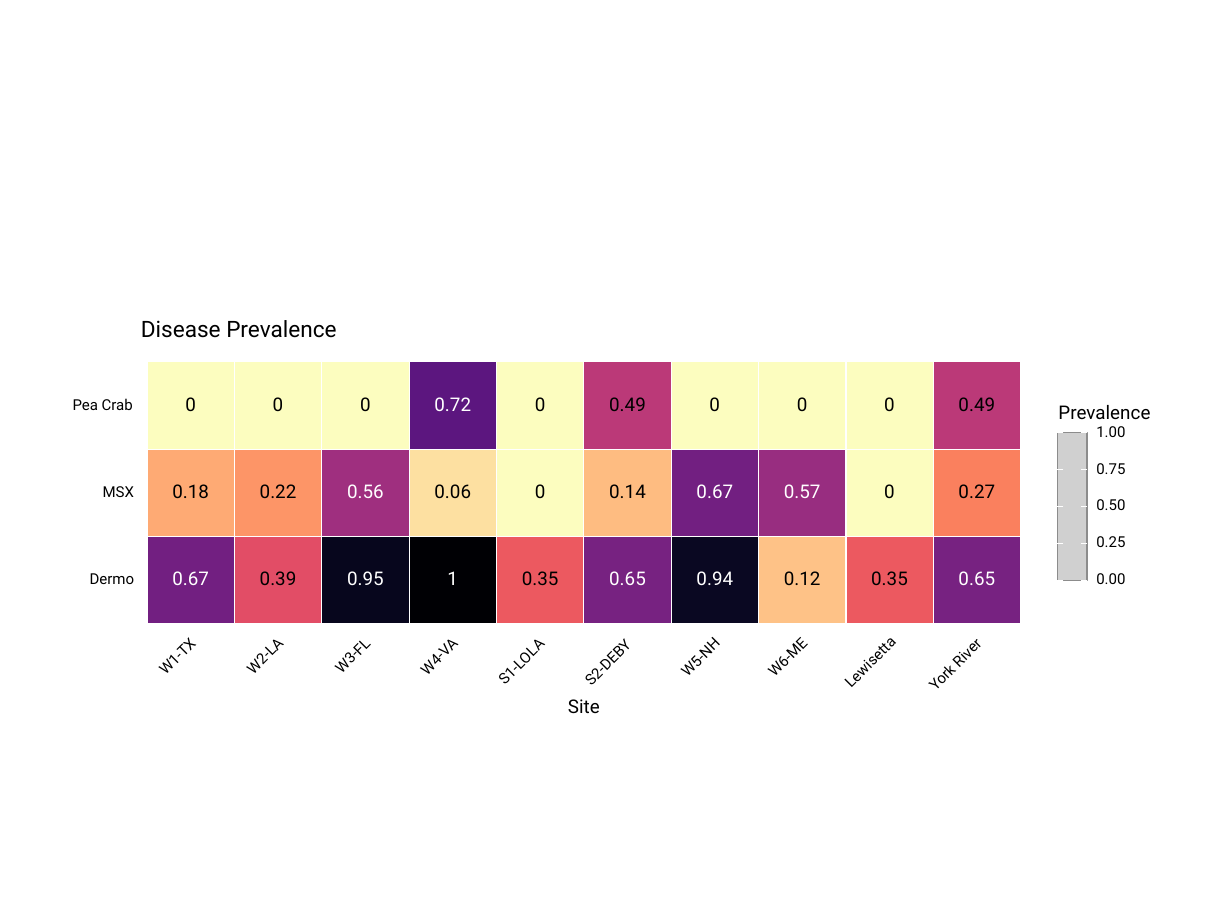
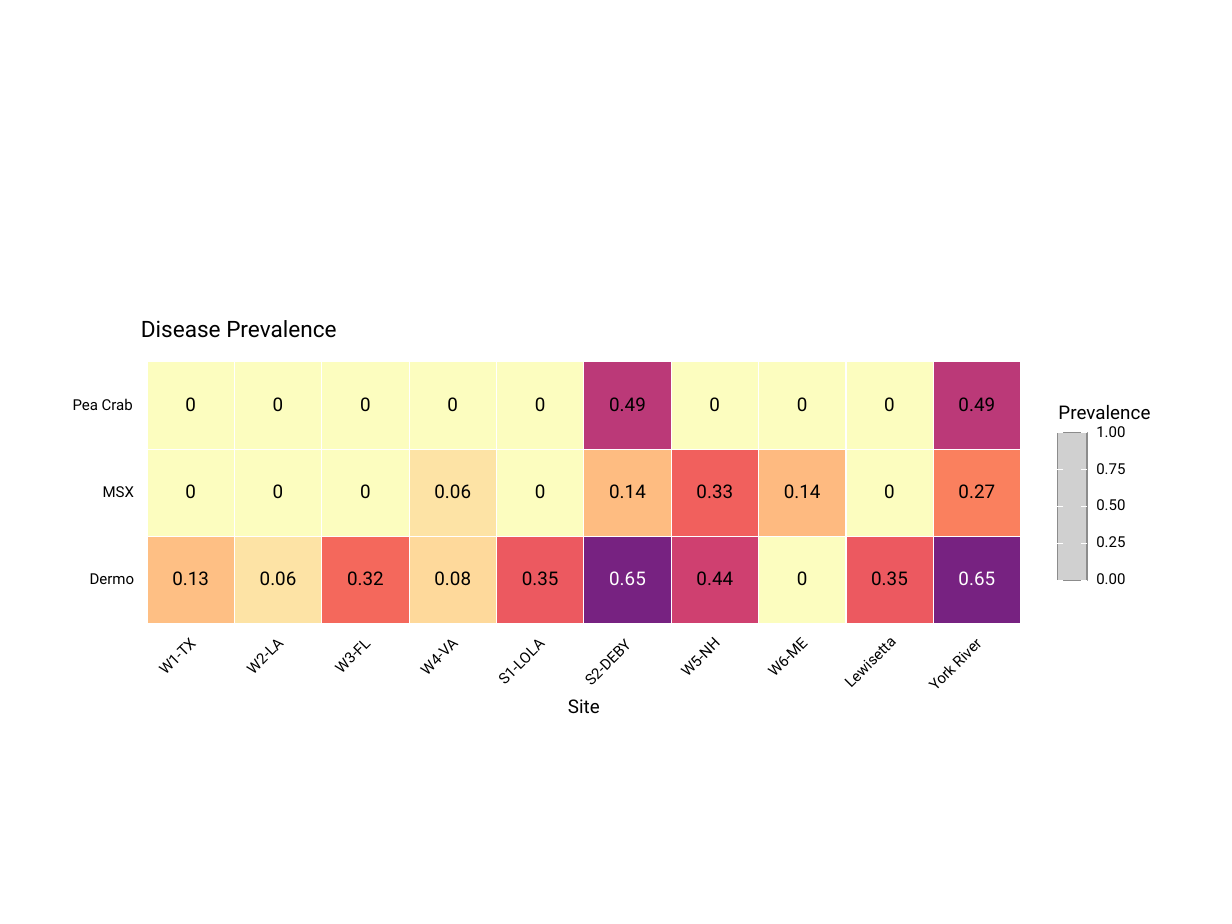
Before and after one commit to ModelValidationProgram/MVP_oyster_GO, a slide deck: slide 2 of results/figures/exporg_env.pptx. Drawn at 1232x924 pixels with LibreOffice and Linux fonts; fonts in the diff are those of the drawing; grey boxes stand for pictures. Boxes give left, top, right and bottom in pixels: in the first picture for what was removed or moved away, otherwise in the second. Text is boxed around its words. In the diff, an @@ line names an element or a change of style, - is before the commit and + after.

```diff
--- a/results/figures/exporg_env.pptx
+++ b/results/figures/exporg_env.pptx
@@ rectangle at bbox=[409, 362, 496, 450]: fill #5C167F to #FCFDBF @@
@@ text at bbox=[447, 397, 458, 412]: text changed; text colour #FFFFFF to #000000 @@
-0.72
+0
@@ rectangle at bbox=[147, 450, 234, 537]: fill #FEAA74 to #FCFDBF @@
@@ rectangle at bbox=[234, 450, 322, 537]: fill #FD9567 to #FCFDBF @@
@@ rectangle at bbox=[322, 450, 409, 537]: fill #9F2F7F to #FCFDBF @@
@@ rectangle at bbox=[409, 450, 496, 537]: fill #FDE0A1 to #FDE3A5 @@
@@ rectangle at bbox=[671, 450, 759, 537]: fill #721F81 to #F1605D @@
@@ rectangle at bbox=[759, 450, 846, 537]: fill #982D80 to #FEBA80 @@
@@ text at bbox=[185, 484, 196, 499]: text changed @@
-0.18
+0
@@ text at bbox=[273, 484, 284, 498]: text changed @@
-0.22
+0
@@ text at bbox=[360, 484, 371, 499]: text changed; text colour #FFFFFF to #000000 @@
-0.56
+0
@@ text at bbox=[696, 484, 733, 498]: text changed; text colour #FFFFFF to #000000 @@
-0.67
+0.33
@@ text at bbox=[784, 484, 821, 498]: text changed; text colour #FFFFFF to #000000 @@
-0.57
+0.14
@@ rectangle at bbox=[147, 537, 234, 625]: fill #721F81 to #FEBF84 @@
@@ rectangle at bbox=[234, 537, 322, 625]: fill #E24D66 to #FDE3A5 @@
@@ rectangle at bbox=[322, 537, 409, 625]: fill #07061D to #F4685C @@
@@ rectangle at bbox=[409, 537, 496, 625]: fill #000004 to #FED99B @@
@@ rectangle at bbox=[671, 537, 759, 625]: fill #0A0822 to #CF4070 @@
@@ rectangle at bbox=[759, 537, 846, 625]: fill #FEC287 to #FCFDBF @@
@@ text at bbox=[172, 571, 209, 586]: text changed; text colour #FFFFFF to #000000 @@
-0.67
+0.13
@@ text at bbox=[260, 571, 297, 586]: text changed @@
-0.39
+0.06
@@ text at bbox=[347, 571, 384, 585]: text changed; text colour #FFFFFF to #000000 @@
-0.95
+0.32
@@ text at bbox=[434, 571, 471, 586]: text changed; text colour #FFFFFF to #000000 @@
-1
+0.08
@@ text at bbox=[696, 571, 733, 585]: text changed; text colour #FFFFFF to #000000 @@
-0.94
+0.44
@@ text at bbox=[797, 571, 808, 585]: text changed @@
-0.12
+0
```
Also in this commit, not shown: 1 other slide changed, 14 other files.
